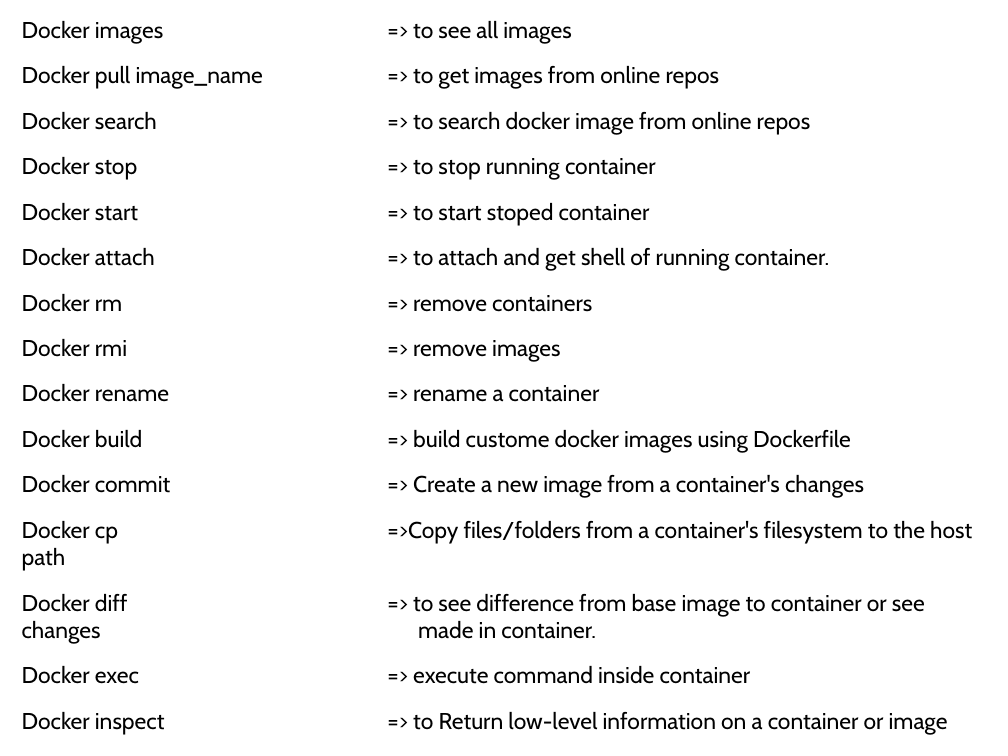
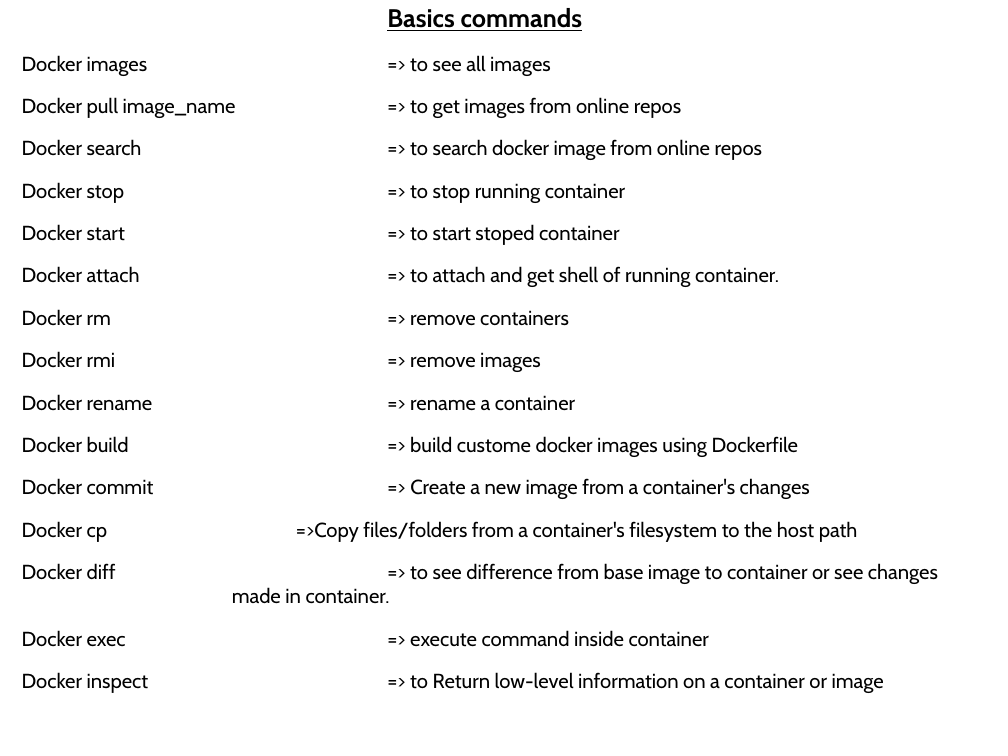
Before and after one commit to hackersdatabase007/mayank, a slide deck: slide 2 of Docker/MY_DOCKERS.pptx (slide 1 before the commit). Drawn at 1008x756 pixels with LibreOffice and Linux fonts; fonts in the diff are those of the drawing. Boxes give left, top, right and bottom in pixels: in the first picture for what was removed or moved away, otherwise in the second. Text is boxed around its words. In the diff, an @@ line names an element or a change of style, - is before the commit and + after.

```diff
--- a/Docker/MY_DOCKERS.pptx
+++ b/Docker/MY_DOCKERS.pptx
@@ subtitle "Basics commands" at [22, 8, 938, 693]: size 24 to 20 pt, bold on, underline on in "Basics commands"; size 18 to 16 pt @@
```
Also in this commit, not shown: 5 other slides changed, 2 slides added, 1 slide removed.
